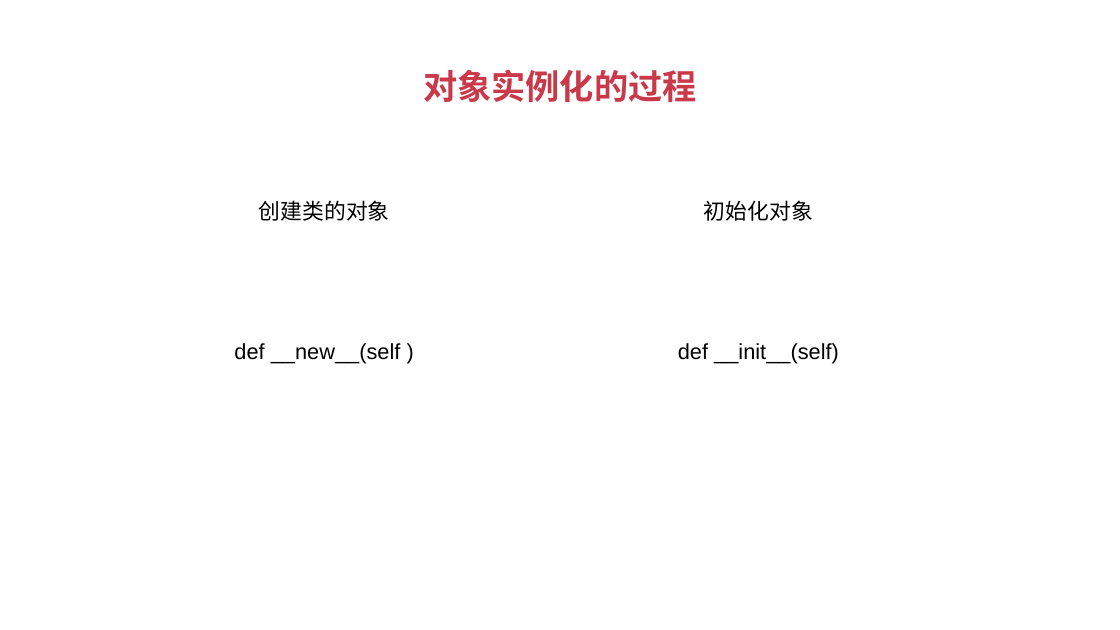
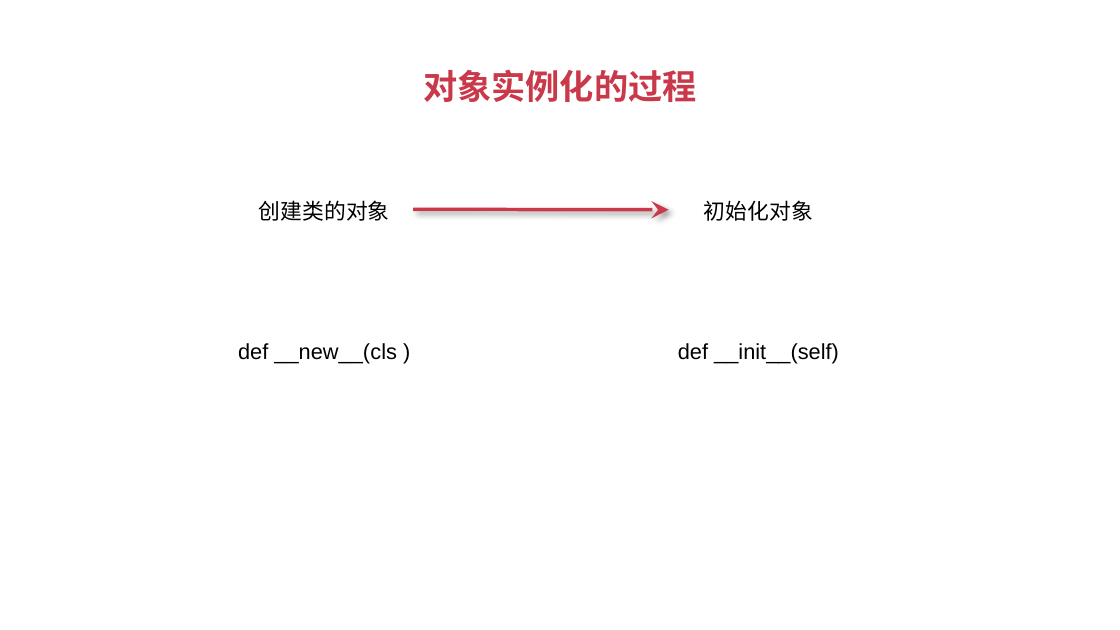
Before and after one commit to albert-feng/Python_OOP, a slide deck: slide 3 of ppt/4.2-用magic method定义类的构建.pptx. Drawn at 1120x630 pixels with LibreOffice and Linux fonts; fonts in the diff are those of the drawing. Boxes give left, top, right and bottom in pixels: in the first picture for what was removed or moved away, otherwise in the second. Text is boxed around its words. In the diff, an @@ line names an element or a change of style, - is before the commit and + after.

Commit message:
add code and ppt

```diff
--- a/ppt/4.2-用magic method定义类的构建.pptx
+++ b/ppt/4.2-用magic method定义类的构建.pptx
@@ arrow added from (413, 209) to (669, 209), #C9394A 2.25 pt @@
@@ text at (238, 343, 397, 364): text changed @@
-def __new__(self )
+def __new__(cls )
```
Also in this commit, not shown: 1 other slide changed, 2 slides removed, 1 other file.
